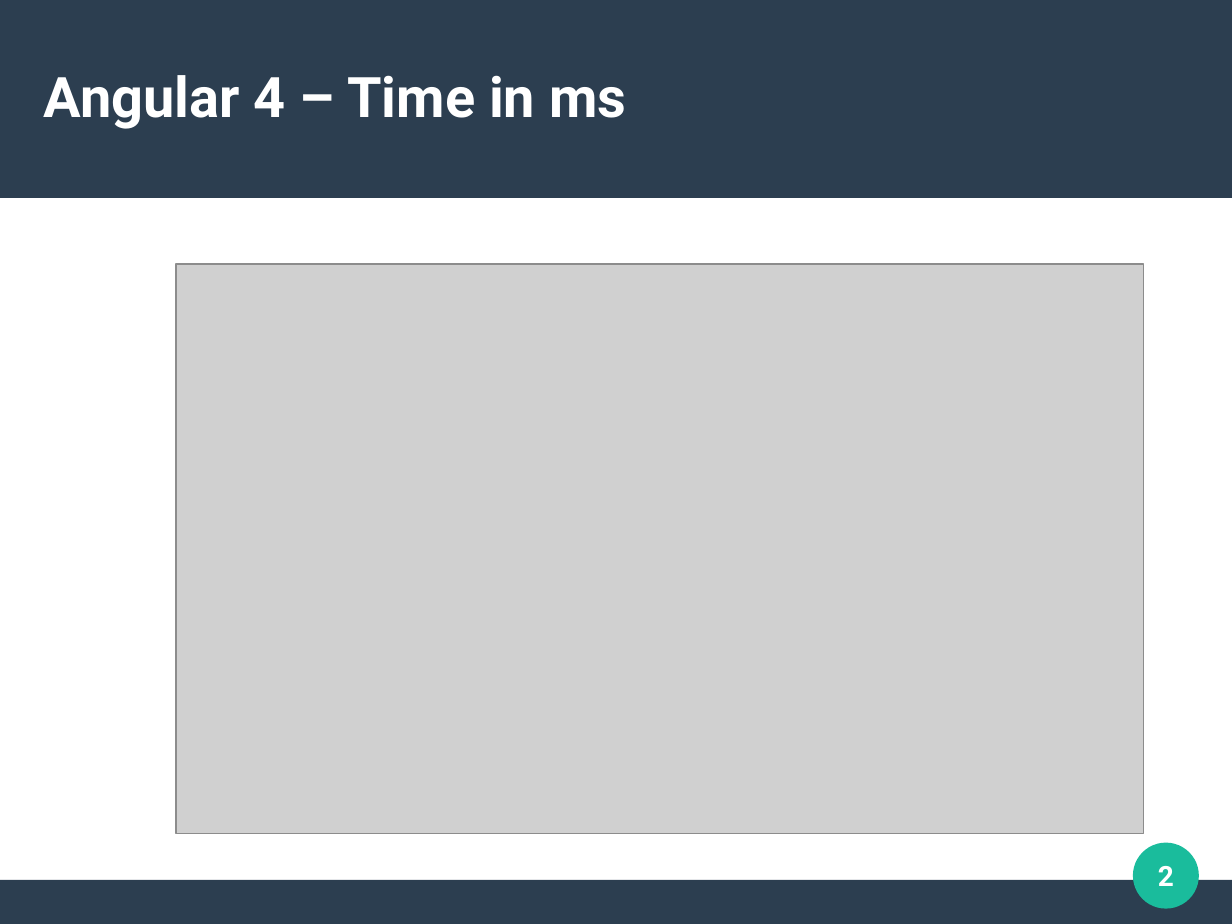
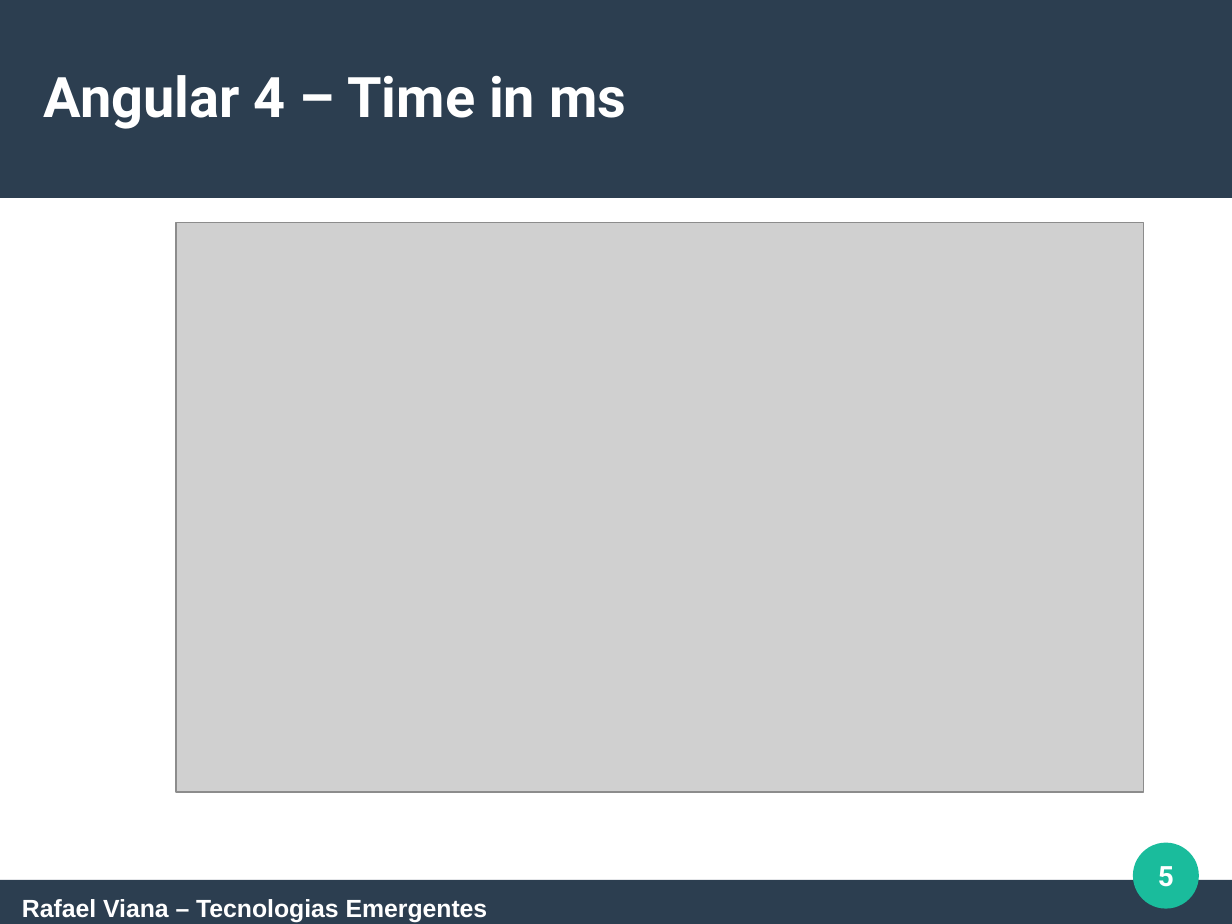
Before and after one commit to rafaelgov95/TE, a slide deck: slide 5 of Apresentação/Angular-4.odp (slide 2 before the commit). Drawn at 1232x924 pixels with LibreOffice and Linux fonts; fonts in the diff are those of the drawing; grey boxes stand for pictures. Boxes give left, top, right and bottom in pixels: in the first picture for what was removed or moved away, otherwise in the second. Text is boxed around its words. In the diff, an @@ line names an element or a change of style, - is before the commit and + after.

```diff
--- a/Apresentação/Angular-4.odp
+++ b/Apresentação/Angular-4.odp
@@ picture: place and size @@
-picture at <box>176,264,1144,833</box>
+picture at <box>176,222,1144,792</box>
@@ page number at <box>1158,866,1174,887</box>: text changed @@
-2
+5
@@ text added at <box>22,899,488,923</box>, 16 pt, text #FFFFFF, bold @@
+Rafael Viana – Tecnologias Emergentes
```
Also in this commit, not shown: 1 other slide changed, 3 slides added, 2 slides removed, 1 other file.
